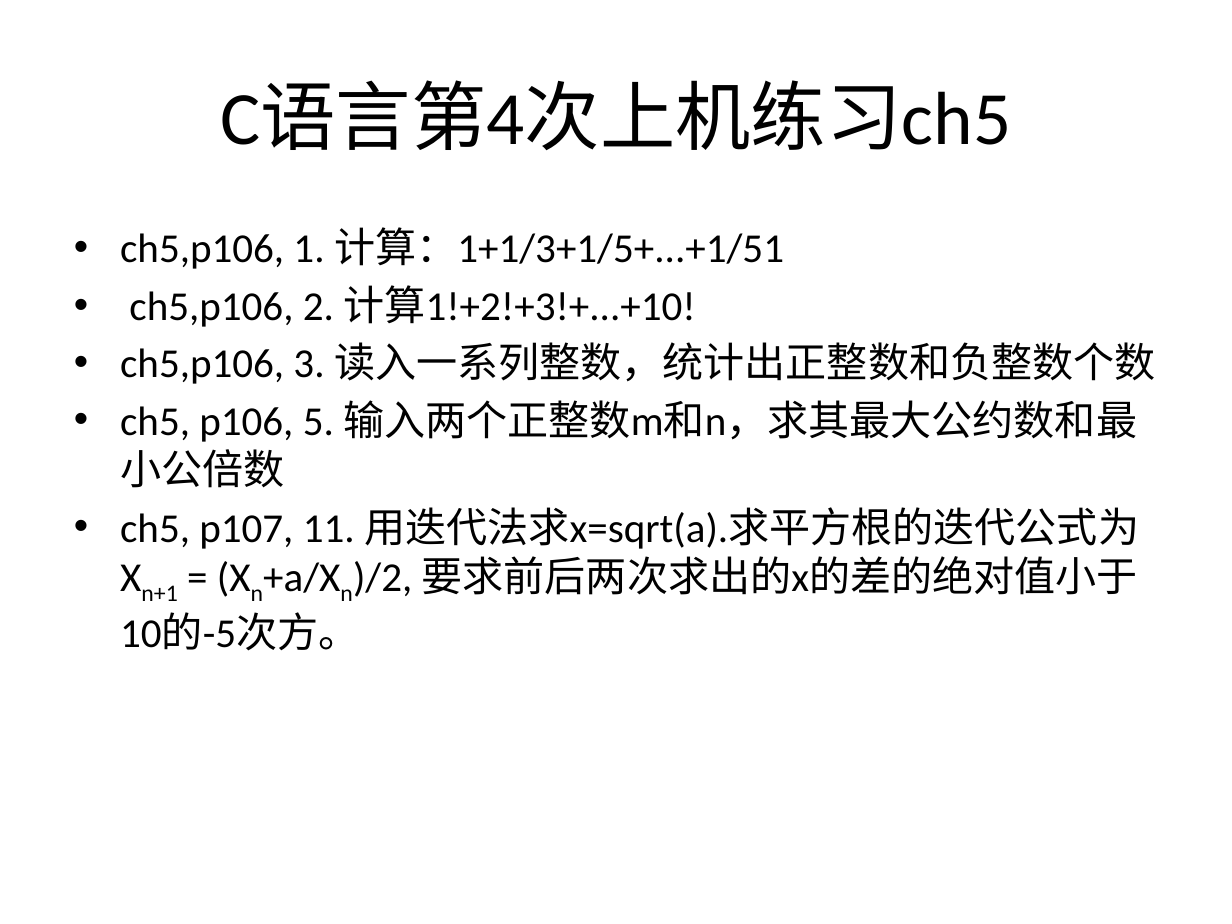
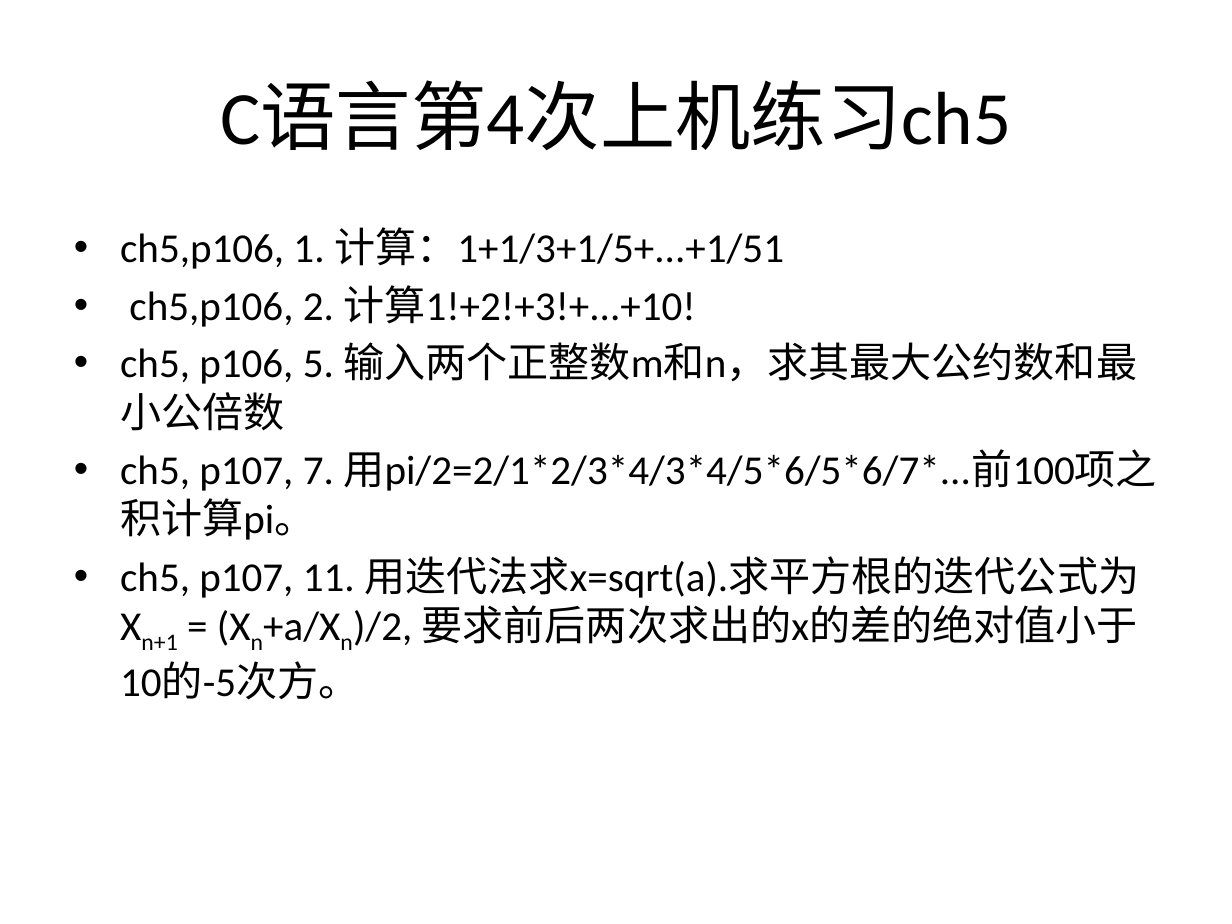
Before and after one commit to jtrfid/C-Repositories, a slide deck: slide 29 of 2016/上机安排.pptx. Drawn at 1232x924 pixels with LibreOffice and Linux fonts; fonts in the diff are those of the drawing. Boxes give left, top, right and bottom in pixels: in the first picture for what was removed or moved away, otherwise in the second. Text is boxed around its words. In the diff, an @@ line names an element or a change of style, - is before the commit and + after.

```diff
--- a/2016/上机安排.pptx
+++ b/2016/上机安排.pptx
@@ text at (x1=120, y1=342, x2=1155, y2=384): paragraph removed @@
-• ch5,p106, 3. 读入一系列整数，统计出正整数和负整数个数
@@ text at (x1=120, y1=449, x2=1157, y2=540): paragraph added @@
+• ch5, p107, 7. 用pi/2=2/1*2/3*4/3*4/5*6/5*6/7*...前100项之积计算pi。
```
Also in this commit, not shown: 3 other slides changed, 1 other file.
